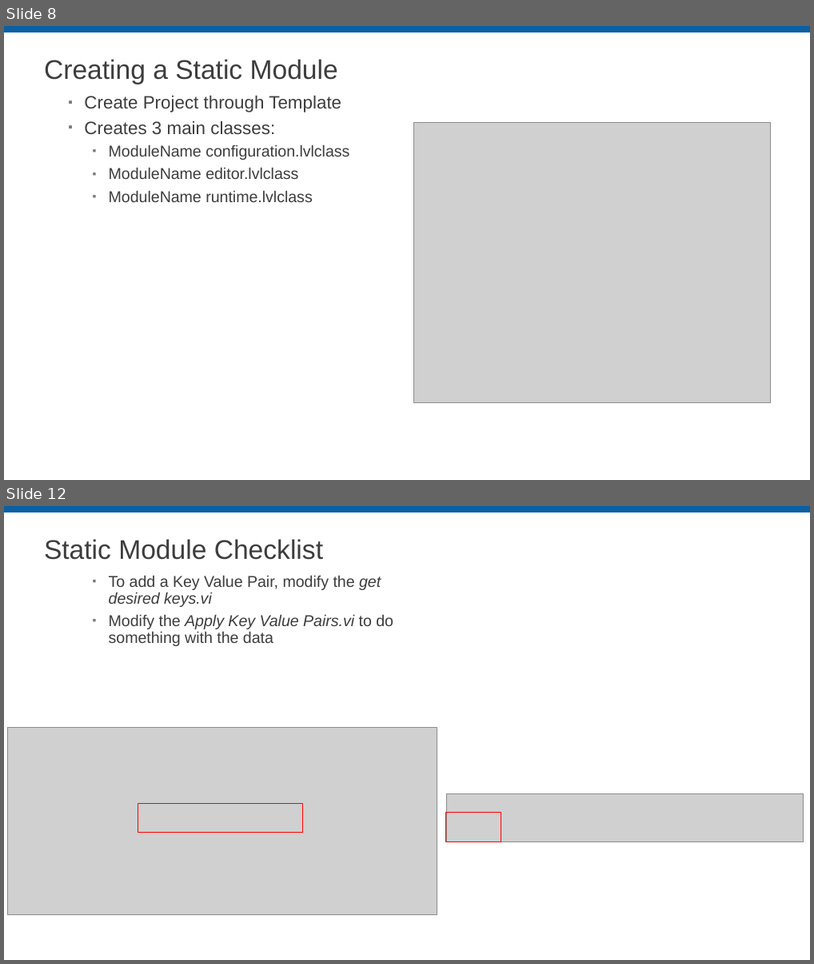
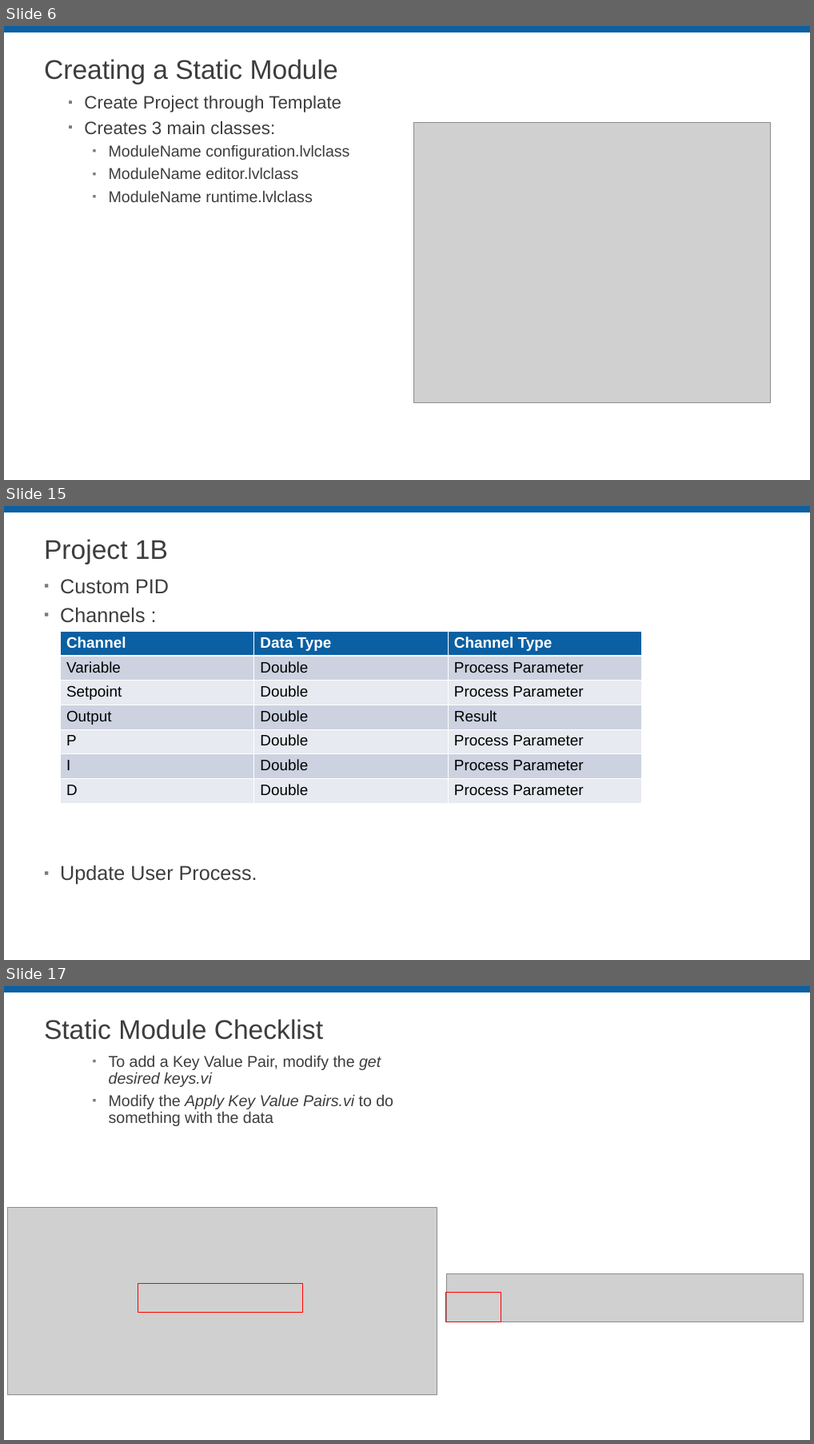
Before and after one commit to LabVIEW-DCAF/Documentation, a slide deck: Trunk/Getting Started Material/DCAF Training/6 Static Modules.pptx. Shown one above the other, each under a label of ours: slides 8 and 12 before the commit, slides 6, 15 and 17 after it; the slides between them are not shown. The pictures are 814x964 and 814x1444 pixels, drawn with LibreOffice and Linux fonts; fonts in the diff are those of the drawing; grey boxes stand for pictures; background and template pictures are left out. Boxes give left, top, right and bottom in pixels: in the first picture for what was removed or moved away, otherwise in the second. Text is boxed around its words. In the diff, an @@ line names an element or a change of style, - is before the commit and + after.

```diff
--- a/Trunk/Getting Started Material/DCAF Training/6 Static Modules.pptx
+++ b/Trunk/Getting Started Material/DCAF Training/6 Static Modules.pptx
@@ slide 15 added at bbox=[4, 506, 810, 960], background #FFFFFF; not listed: 1 template element that a slide beside it also shows @@
@@ title added at bbox=[44, 539, 168, 564], 32 pt, text #3D3D3D @@
+Project 1B
@@ text added at bbox=[60, 579, 258, 884], 24 pt, text #3D3D3D @@
+▪ Custom PID
+▪ Channels :
+▪ Update User Process.
@@ table added at bbox=[60, 632, 643, 843], 7 rows, 3 columns @@
+Channel | Data Type | Channel Type
+Variable | Double | Process Parameter
+Setpoint | Double | Process Parameter
+Output | Double | Result
+P | Double | Process Parameter
+I | Double | Process Parameter
+D | Double | Process Parameter
@@ what was slide 8 is now slide 6 @@
@@ what was slide 12 is now slide 17 @@
```
Also in this commit, not shown: 3 slides changed, 15 other slides added, 12 slides removed, 1 other file.
